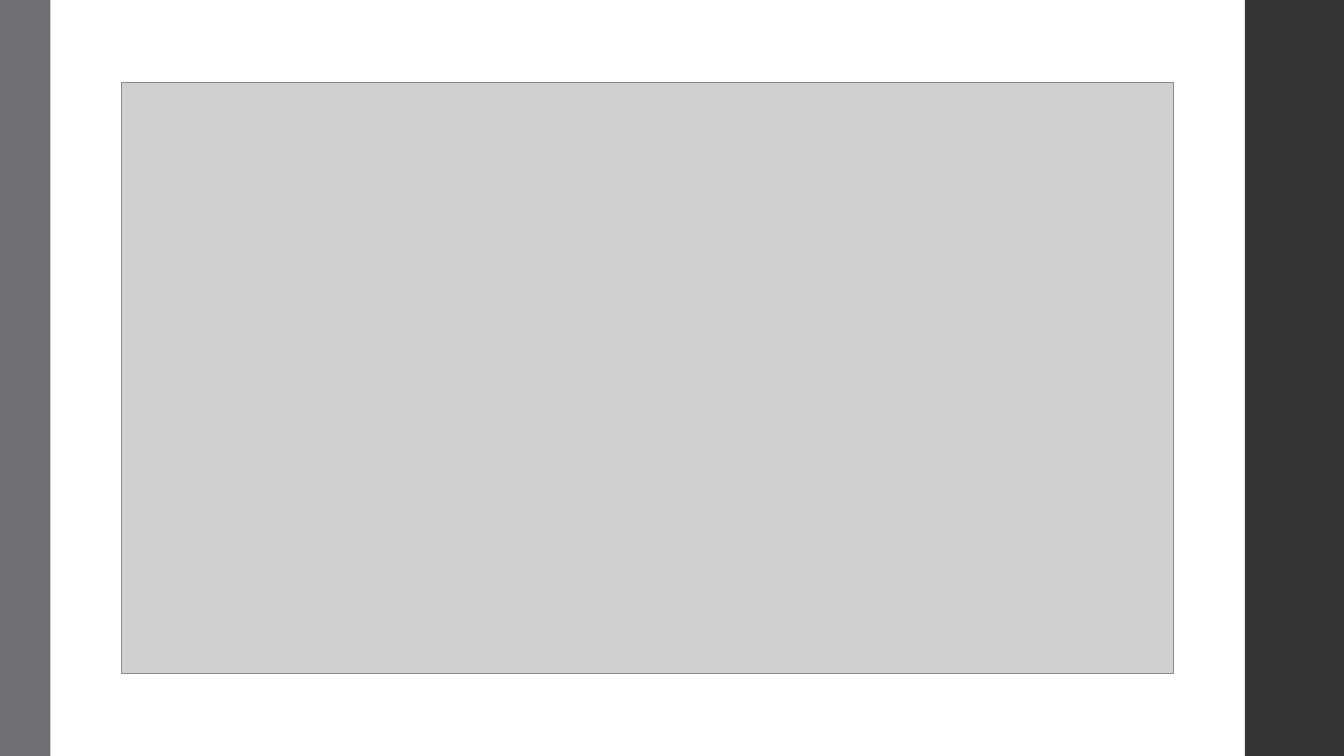
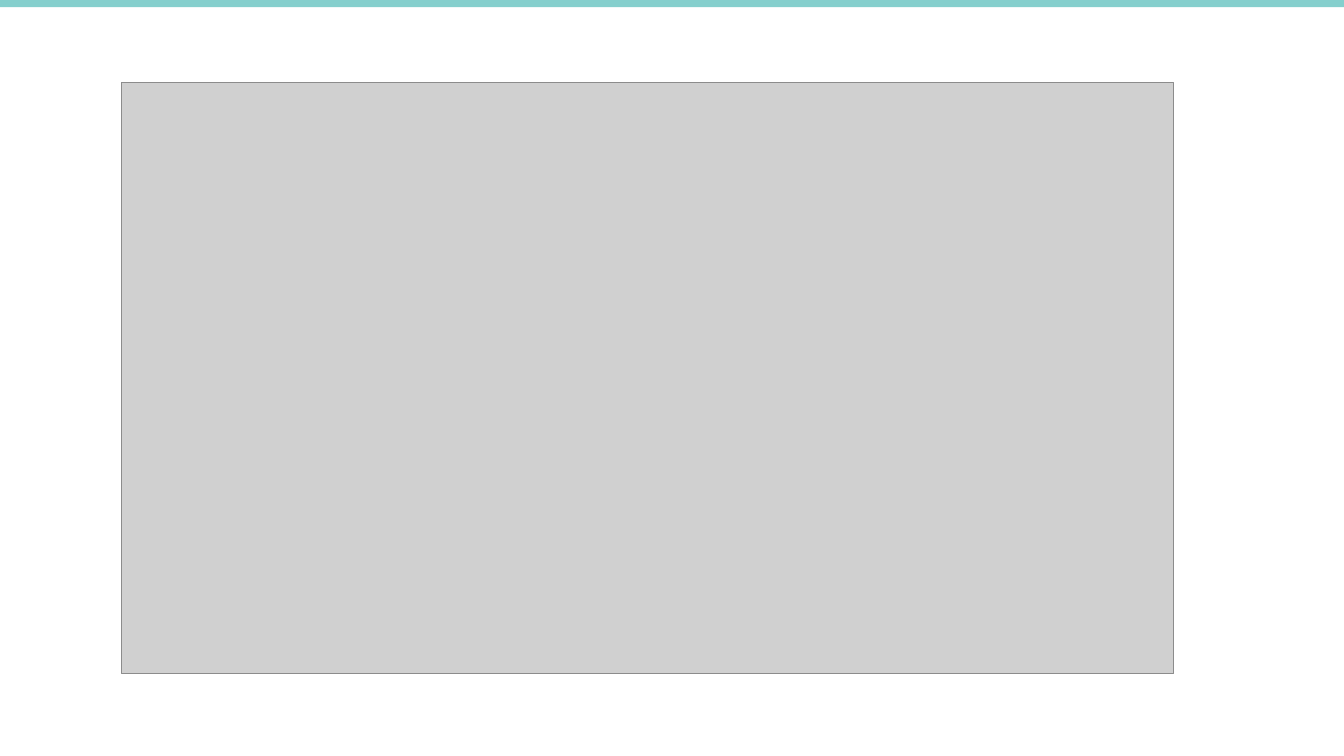
Before and after one commit to rpardee/hcsrn_2019, a slide deck: slide 22 of hcsrn_webinar_diy_analytics.pptx (slide 20 before the commit). Drawn at 1344x756 pixels with LibreOffice and Linux fonts; fonts in the diff are those of the drawing; grey boxes stand for pictures; background and template pictures are left out. Boxes give left, top, right and bottom in pixels: in the first picture for what was removed or moved away, otherwise in the second. Text is boxed around its words. In the diff, an @@ line names an element or a change of style, - is before the commit and + after.

```diff
--- a/hcsrn_webinar_diy_analytics.pptx
+++ b/hcsrn_webinar_diy_analytics.pptx
@@ rectangle removed at <box>0,0,50,756</box> @@
@@ rectangle added at <box>0,0,1344,7</box>, fill #85CFCD @@
@@ rectangle removed at <box>1245,0,1344,756</box> @@
```
Also in this commit, not shown: 13 other slides changed, 9 slides added, 7 slides removed, 1 other file.
